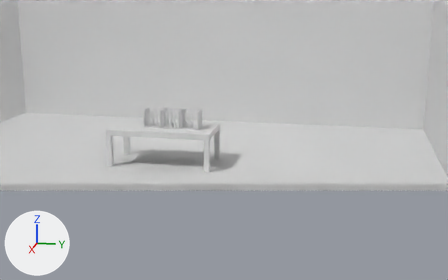
Renders of the COLLADA model src/simulator/meshes/epistemic_scene.dae from each side of a commit.
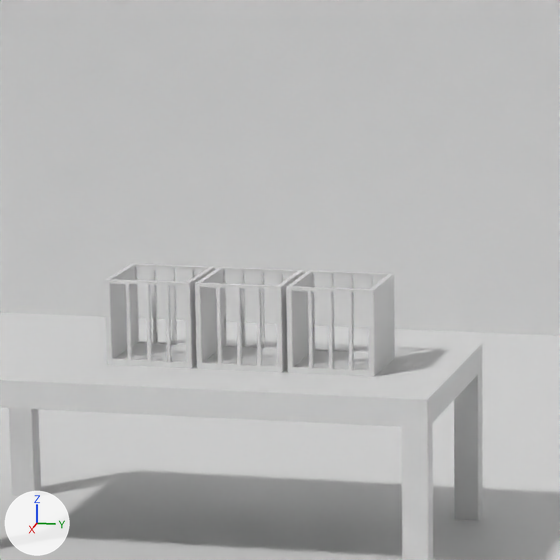
There are two pictures of each version: one from a 50 mm lens placed at (11.68, 3.23, 3.21), pointed at (0.77, 1.04, 0.48), one close up on the part from 27% to 53% of the width and 19% to 60% of the height. The axes (+X, +Y, +Z) are drawn at lower left. The lights are the same throughout. Everything nearer to the camera than a plane just in front of the edit is cut away. Where no turn or scale is listed for an object, it has been applied to the vertices. Vertices at the same position are counted once.

Names of what the first close-up shows: 'box_1', 'box_2', 'box_3', 'floor', 'table', 'wall'.
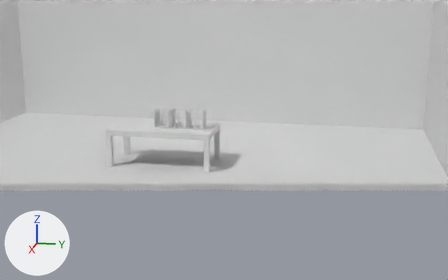
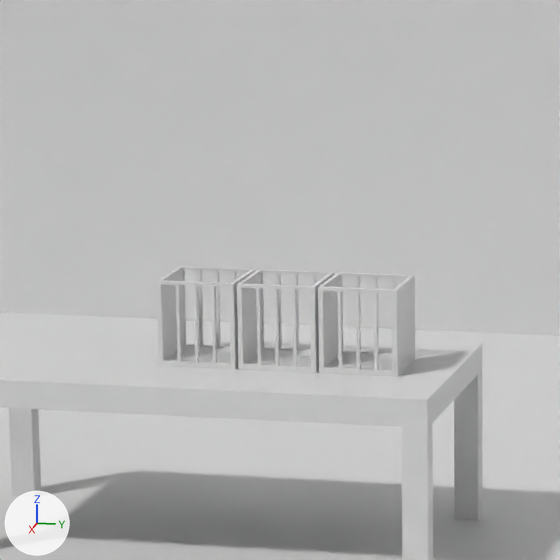
The edits, one by one:
me_cube_011 has 80 vertices, 188 faces and spans x -0.165..0.165, y -0.165..0.165, z 0.0..0.324.
me_cube_011 is used by ob_box_3; location (0.85, 0.45, 0.7).
me_cube_011 part 1: the whole mesh is scaled about its middle by (0.9, 0.9, 1).
me_cube_010 has 80 vertices, 188 faces and spans x -0.165..0.165, y -0.165..0.165, z 0.0..0.324.
me_cube_010 is used by ob_box_2; location (0.85, 0.1, 0.7).
me_cube_010 part 2: the whole mesh is scaled about its middle by (0.9, 0.9, 1).
me_cube_008 has 80 vertices, 188 faces and spans x -0.165..0.165, y -0.165..0.165, z 0.0..0.324.
me_cube_008 is used by ob_box_1; location (0.85, -0.25, 0.7).
me_cube_008 part 3: the whole mesh is scaled about its middle by (0.9, 0.9, 1).
Object 'box_3' (ob_box_3) moves from (0.85, 0.45, 0.7) to (0.85, 0.55, 0.7).
Object 'box_2' (ob_box_2) moves from (0.85, 0.1, 0.7) to (0.85, 0.24, 0.7).
Object 'box_1' (ob_box_1) moves from (0.85, -0.25, 0.7) to (0.85, -0.07, 0.7).

Location of each change, [x1, y1, x2, y2] in pixels of the close-ups (560 x 560 px):
'box_3', mesh rescaled, moved (11% narrower)
    before: [286, 270, 395, 377]
    after: [318, 272, 415, 377]
'box_1', mesh rescaled, moved (11% narrower)
    before: [104, 264, 215, 369]
    after: [156, 266, 255, 370]
'box_2', mesh rescaled, moved (10% narrower)
    before: [195, 267, 304, 373]
    after: [237, 269, 335, 373]
